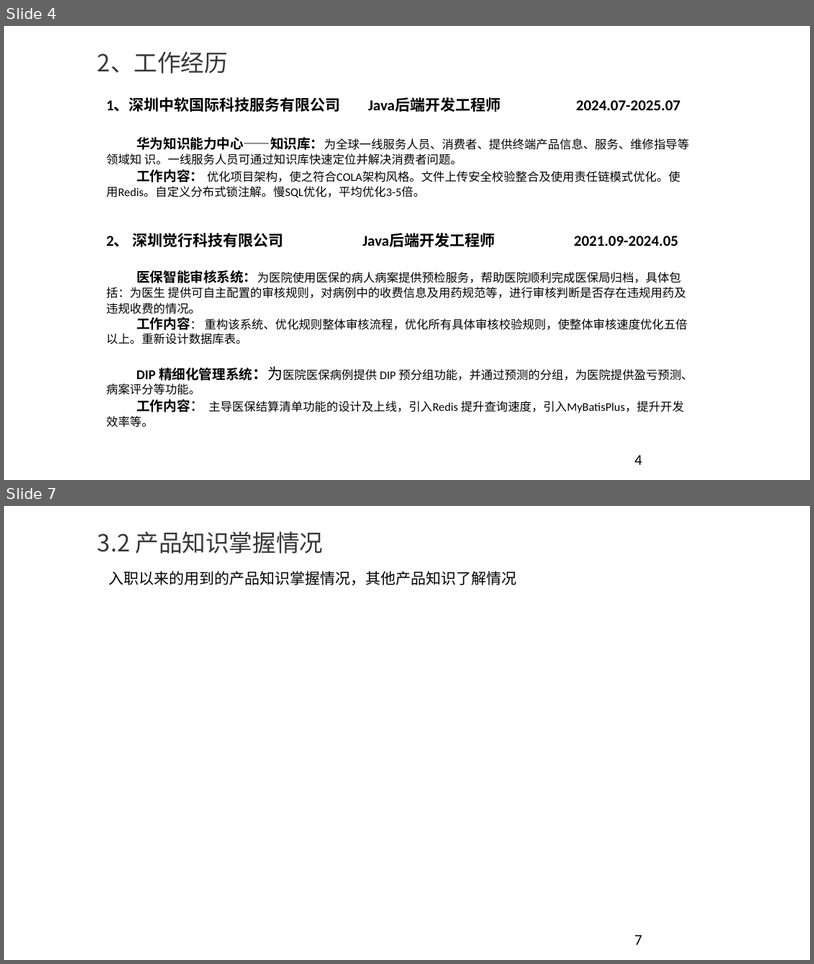
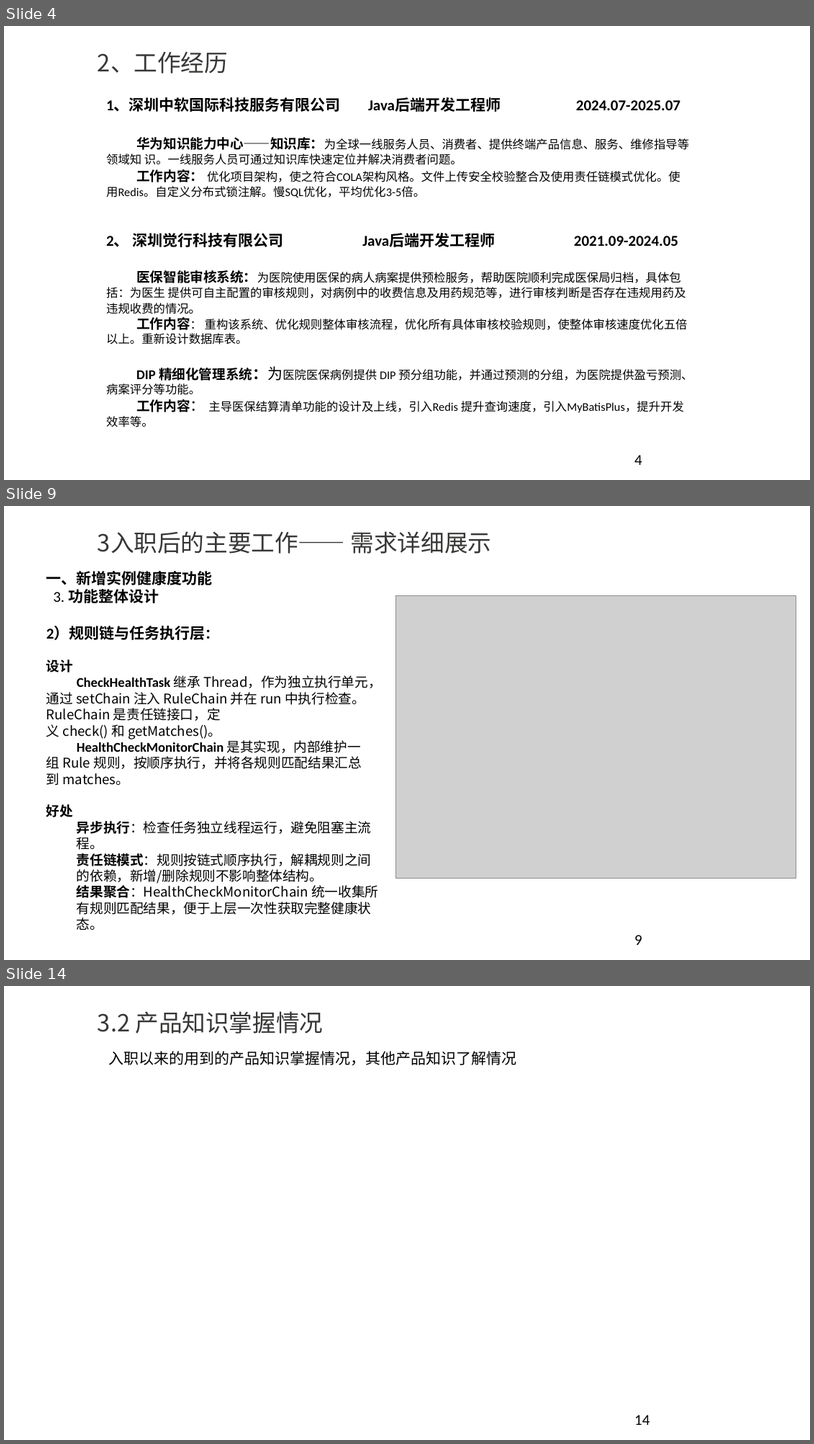
Before and after one commit to YouYouYouYouChe/Documents, a slide deck: 任职资格评审ppt-李世龙.pptx. Shown one above the other, each under a label of ours: slides 4 and 7 before the commit, slides 4, 9 and 14 after it; the slides between them are not shown. The pictures are 814x964 and 814x1444 pixels, drawn with LibreOffice and Linux fonts; fonts in the diff are those of the drawing; grey boxes stand for pictures; background and template pictures are left out. Boxes give left, top, right and bottom in pixels: in the first picture for what was removed or moved away, otherwise in the second. Text is boxed around its words. In the diff, an @@ line names an element or a change of style, - is before the commit and + after.

```diff
--- a/任职资格评审ppt-李世龙.pptx
+++ b/任职资格评审ppt-李世龙.pptx
@@ slide 9 added at (x1=4, y1=506, x2=810, y2=960), background #FFFFFF @@
@@ title added at (x1=98, y1=531, x2=492, y2=554), 28 pt, text #383736 @@
+3入职后的主要工作—— 需求详细展示
@@ text added at (x1=46, y1=571, x2=382, y2=929), 16 pt, text #000000 @@
+一、新增实例健康度功能
+3. 功能整体设计
+2）规则链与任务执行层：
+设计
+CheckHealthTask 继承 Thread，作为独立执行单元，通过 setChain 注入 RuleChain 并在 run 中执行检查。
+RuleChain 是责任链接口，定义 check() 和 getMatches()。
+HealthCheckMonitorChain 是其实现，内部维护一组 Rule 规则，按顺序执行，并将各规则匹配结果汇总到 matches。
+好处
+  异步执行：检查任务独立线程运行，避免阻塞主流程。
+  责任链模式：规则按链式顺序执行，解耦规则之间的依赖，新增/删除规则不影响整体结构。
+  结果聚合：HealthCheckMonitorChain 统一收集所有规则匹配结果，便于上层一次性获取完整健康状态。
@@ picture added at (x1=396, y1=595, x2=797, y2=878) @@
@@ page number added at (x1=635, y1=934, x2=643, y2=944), 18 pt, text #000000 @@
+9
@@ what was slide 7 is now slide 14 @@
@@ page number at (x1=635, y1=1414, x2=650, y2=1424): text changed @@
-7
+14
```
Also in this commit, not shown: 7 slides changed, 7 other slides added, 4 other files.
